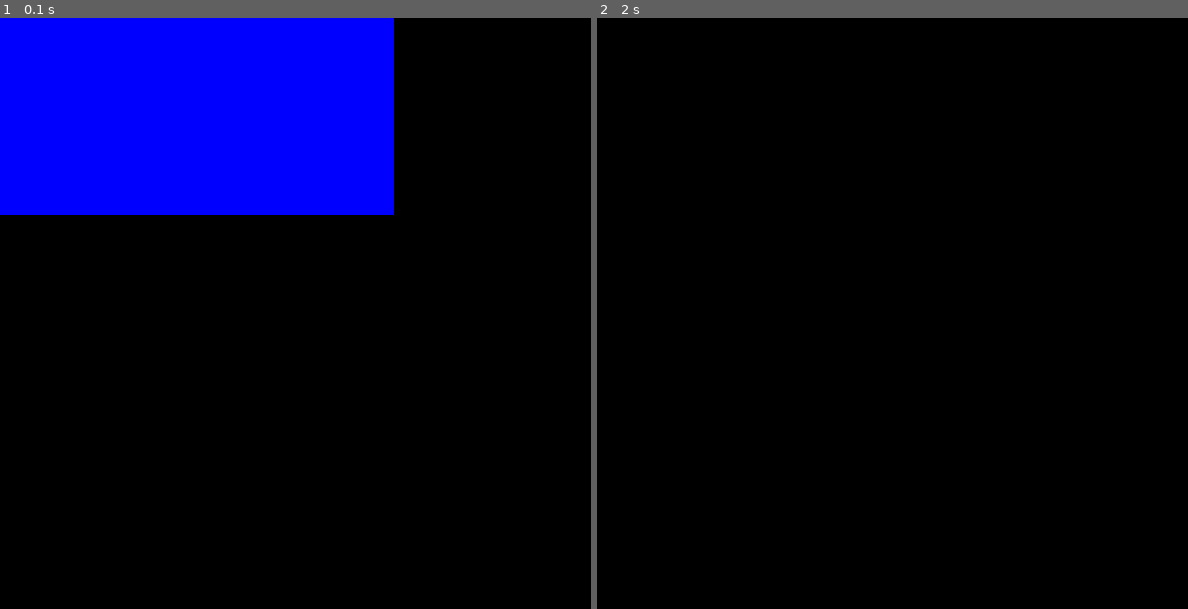
Above: before the commit, frames 1-2 (left to right).
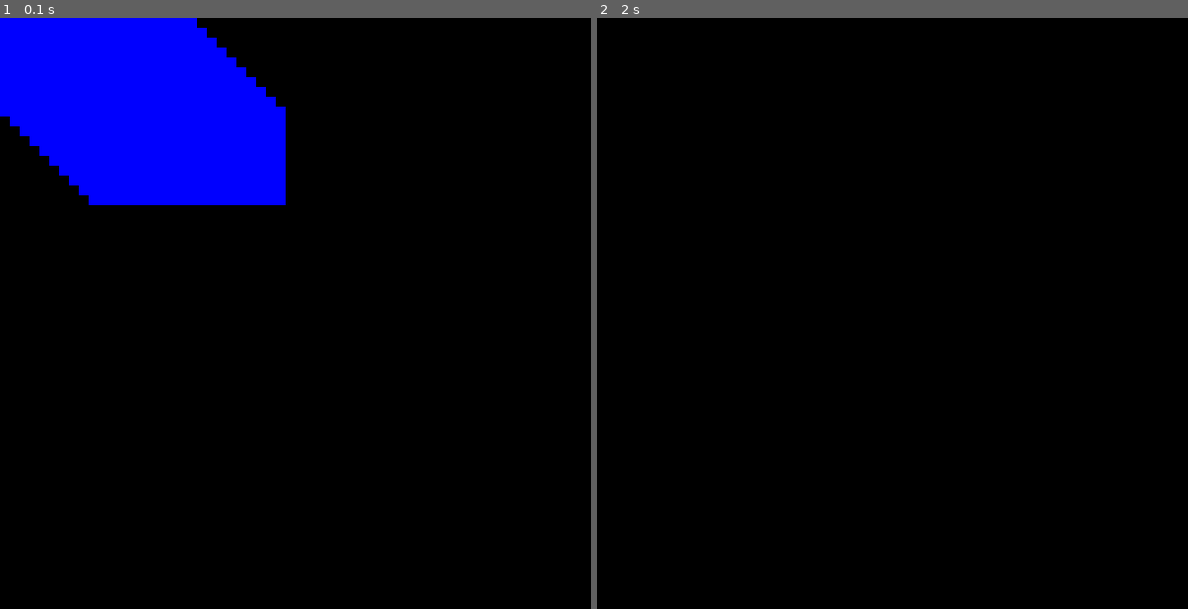
Above: after the commit, the same moments.

Repository: bavShehata/learning-pygame
Game: pygame game, started from basicShapes.py
Two runs of this game, one before a commit and one after it. Both use one fixed random seed, a clock stepped at 60 frames per second and the inputs below.
Inputs:
- Up to frame 1 (0.1 s): no input
- Up to frame 2 (2 s): hold Down 0.33-0.8 s; hold Down 0.83-1.2 s; hold Down 1.23-1.53 s; hold Down 1.57-1.93 s; hold Down from 1.97 s (still down)

The runs differ from the first frame. In frame 1, 9.4% of the frame differs, in the area x 0-67%, y 0-34%; in frame 2, nothing differs.

Commit message:
Drawing multiple shapes using loops

Diff:
--- a/basicShapes.py
+++ b/basicShapes.py
@@ -11,7 +11,10 @@
 def main():
     done = False
     isBlue = True
-    color = ((0,0,0))
+    x = 0
+    y = 0
+    w = 200
+    h = 100
     while not done:
         screen.fill((0,0,0))
         #go through event queue
@@ -24,8 +27,9 @@
             color = ((0,0,255))
         else:
             color = ((0,0,0))
-        rectangle1 = p.Rect(0,0,400,200)
-        p.draw.rect(screen, color, rectangle1)
+        for i in range(10):
+            rectangle1 = p.Rect(x + 10*i, y + 10*i, w, h)
+            p.draw.rect(screen, color, rectangle1)
         p.display.flip() #redraws the display
         clock.tick(30) #30fps
 
